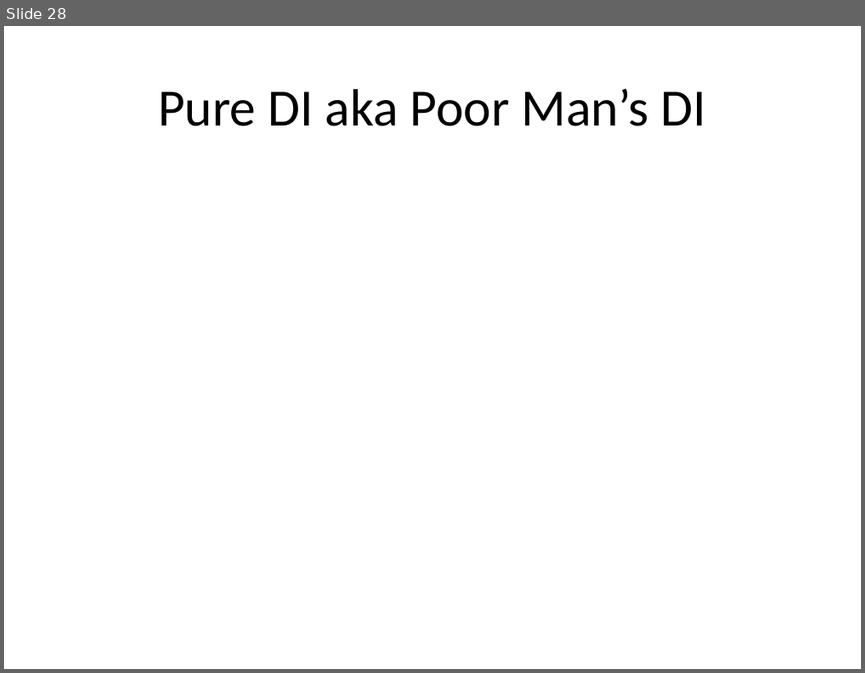
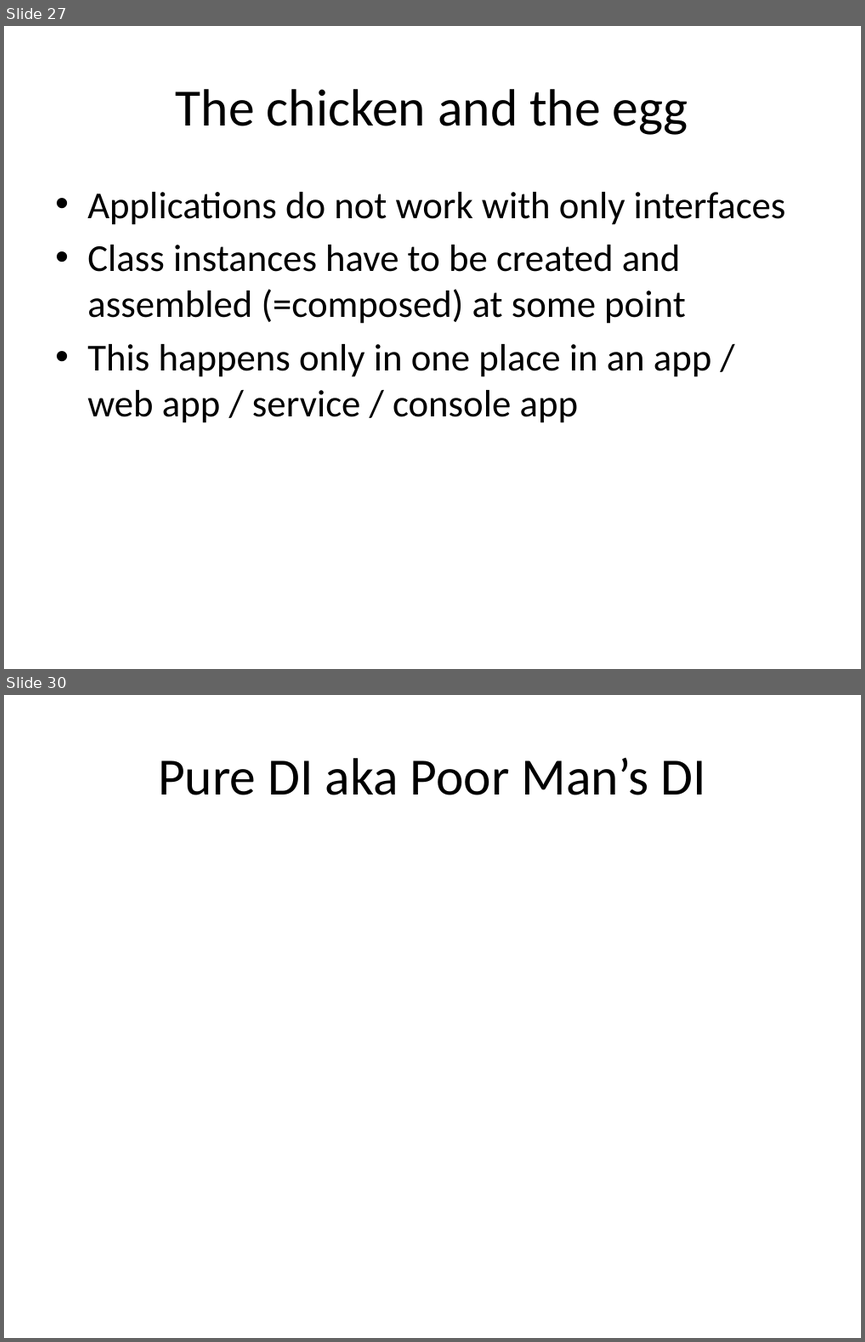
Before and after one commit to tsimbalar/DependencyInjectionTheRightWay, a slide deck: Dependency Injection - the right way.pptx. Shown one above the other, each under a label of ours: slide 28 before the commit, slides 27 and 30 after it; the slides between them are not shown. The pictures are 865x673 and 865x1342 pixels, drawn with LibreOffice and Linux fonts; fonts in the diff are those of the drawing. Boxes give left, top, right and bottom in pixels: in the first picture for what was removed or moved away, otherwise in the second. Text is boxed around its words. In the diff, an @@ line names an element or a change of style, - is before the commit and + after.

```diff
--- a/Dependency Injection - the right way.pptx
+++ b/Dependency Injection - the right way.pptx
@@ slide 27 added at (x1=4, y1=26, x2=861, y2=669), background #FFFFFF @@
@@ title added at (x1=176, y1=89, x2=688, y2=135), 44 pt, text #000000 @@
+The chicken and the egg
@@ text added at (x1=87, y1=192, x2=786, y2=423), 32 pt, text #000000 @@
+• Applications do not work with only interfaces
+• Class instances have to be created and assembled (=composed) at some point
+• This happens only in one place in an app / web app / service / console app
@@ what was slide 28 is now slide 30 @@
```
Also in this commit, not shown: 3 slides changed, 2 other slides added, 1 slide removed.
